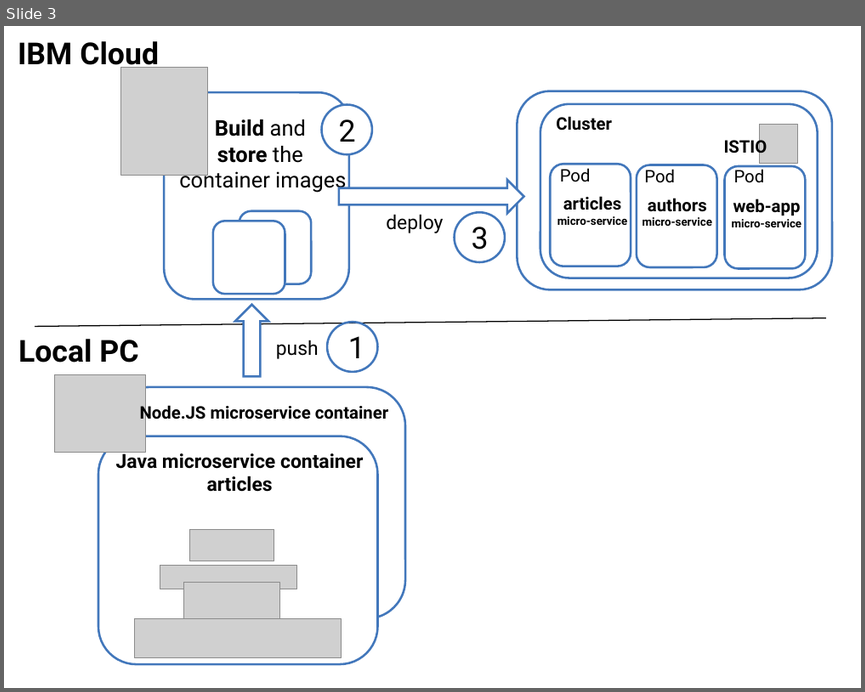
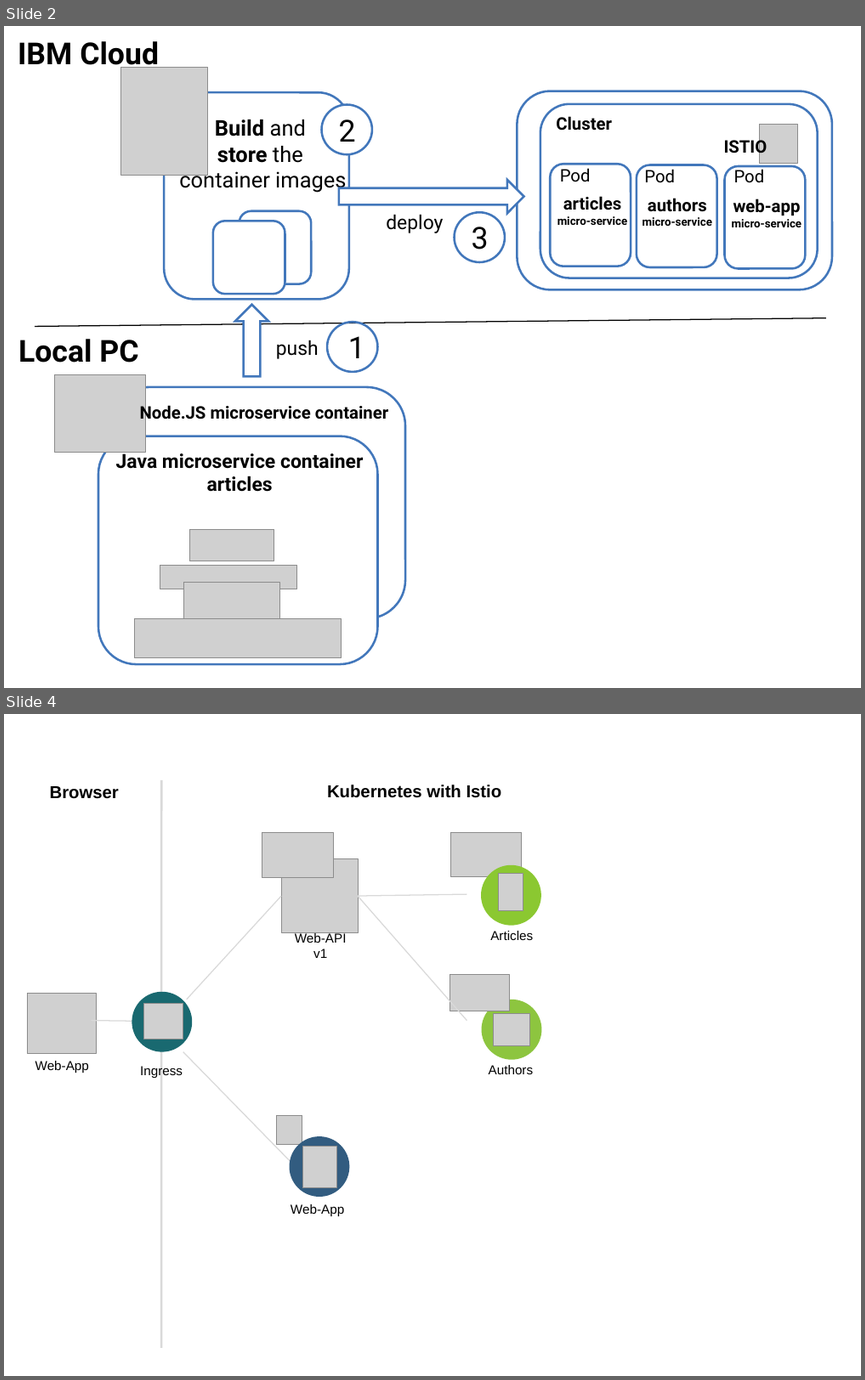
Before and after one commit to IBM/cloud-native-starter, a slide deck: workshop/images/architecture.pptx. Shown one above the other, each under a label of ours: slide 3 before the commit, slides 2 and 4 after it; the slides between them are not shown. The pictures are 865x692 and 865x1380 pixels, drawn with LibreOffice and Linux fonts; fonts in the diff are those of the drawing; grey boxes stand for pictures. Boxes give left, top, right and bottom in pixels: in the first picture for what was removed or moved away, otherwise in the second. Text is boxed around its words. In the diff, an @@ line names an element or a change of style, - is before the commit and + after.

```diff
--- a/workshop/images/architecture.pptx
+++ b/workshop/images/architecture.pptx
@@ slide 4 added at (4,714,861,1376), background #FFFFFF @@
@@ text added at (50,786,119,799), 16 pt, text #000000, bold @@
+Browser
@@ line added from (161, 1348) to (161, 780), #D9D9D9 2 pt @@
@@ text added at (327,785,502,798), 16 pt, text #000000, bold @@
+Kubernetes with Istio
@@ picture added at (262,833,333,877) @@
@@ picture added at (451,832,522,877) @@
@@ picture added at (281,859,358,932) @@
@@ freeform shape added at (481,865,540,925), fill #8BC831 @@
@@ picture added at (499,873,523,911) @@
@@ line added from (186, 999) to (281, 896), #D9D9D9 1 pt @@
@@ line added from (466, 894) to (358, 896), #D9D9D9 1 pt @@
@@ line added from (358, 896) to (466, 1020), #D9D9D9 1 pt @@
@@ text added at (295,932,347,958), 12 pt, text #000000 @@
+Web-API
+v1
@@ text added at (490,931,533,940), 12 pt, text #000000 @@
+Articles
@@ picture added at (27,994,96,1054) @@
@@ freeform shape added at (132,992,192,1052), fill #196970 @@
@@ picture added at (449,974,509,1010) @@
@@ picture added at (143,1003,183,1039) @@
@@ freeform shape added at (482,999,541,1059), fill #8DC53F @@
@@ picture added at (493,1014,530,1046) @@
@@ line added from (92, 1020) to (132, 1021), #D9D9D9 1 pt @@
@@ text added at (35,1061,89,1073), 12 pt, text #000000 @@
+Web-App
@@ text added at (140,1066,182,1078), 12 pt, text #000000 @@
+Ingress
@@ line added from (183, 1052) to (290, 1161), #D9D9D9 1 pt @@
@@ text added at (488,1065,534,1074), 12 pt, text #000000 @@
+Authors
@@ picture added at (276,1115,302,1145) @@
@@ freeform shape added at (289,1136,349,1196), fill #325C80 @@
@@ picture added at (302,1147,336,1187) @@
@@ text added at (290,1204,344,1216), 12 pt, text #000000 @@
+Web-App
@@ what was slide 3 is now slide 2 @@
```
Also in this commit, not shown: 1 slide changed, 1 other slide added, 1 slide removed, 1 other file.
